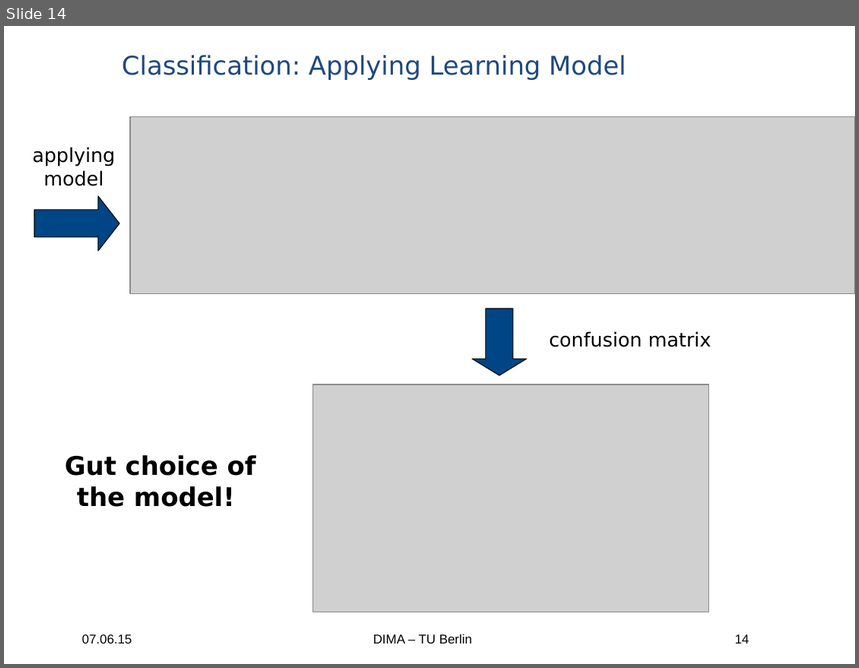
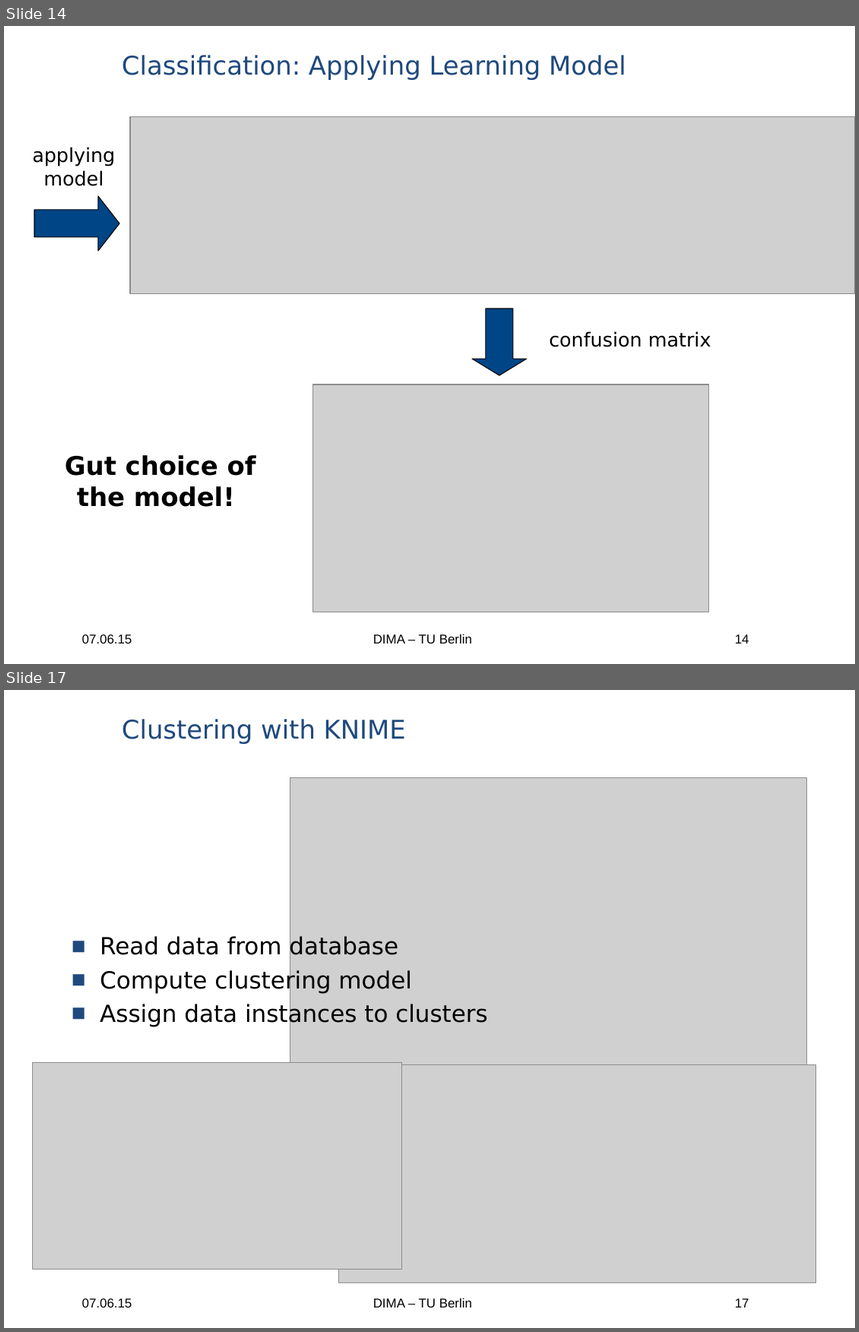
Before and after one commit to ericdoerheit/DBPRO2015, a slide deck: Presentations/Presentation 3.ppt. Shown one above the other, each under a label of ours: slide 14 before the commit, slides 14 and 17 after it; the slides between them are not shown. The pictures are 859x668 and 859x1332 pixels, drawn with LibreOffice and Linux fonts; fonts in the diff are those of the drawing; grey boxes stand for pictures; background and template pictures are left out. Boxes give left, top, right and bottom in pixels: in the first picture for what was removed or moved away, otherwise in the second. Text is boxed around its words. In the diff, an @@ line names an element or a change of style, - is before the commit and + after.

Commit message:
Clustering

```diff
--- a/Presentations/Presentation 3.ppt
+++ b/Presentations/Presentation 3.ppt
@@ slide 17 added at <box>4,690,855,1328</box>, background picture (left out); not listed: 3 template elements that a slide beside it also shows @@
@@ text added at <box>122,719,406,744</box>, 24 pt, text #1F497D @@
+Clustering with KNIME
@@ picture added at <box>290,778,807,1070</box> @@
@@ text added at <box>100,935,488,1027</box>, 22 pt, text #000000 @@
+■ Read data from database
+■ Compute clustering model
+■ Assign data instances to clusters
@@ picture added at <box>33,1063,402,1270</box> @@
@@ picture added at <box>338,1065,816,1284</box> @@
```
Also in this commit, not shown: 2 slides changed, 2 other slides added, 55 other files.
